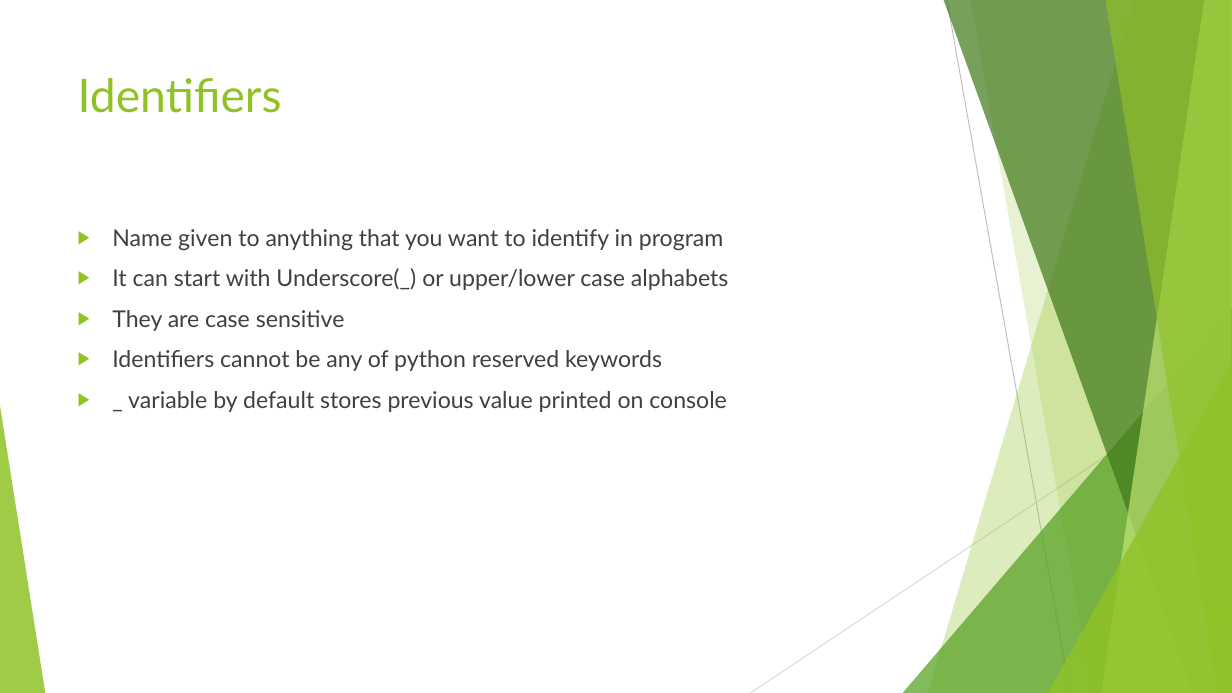
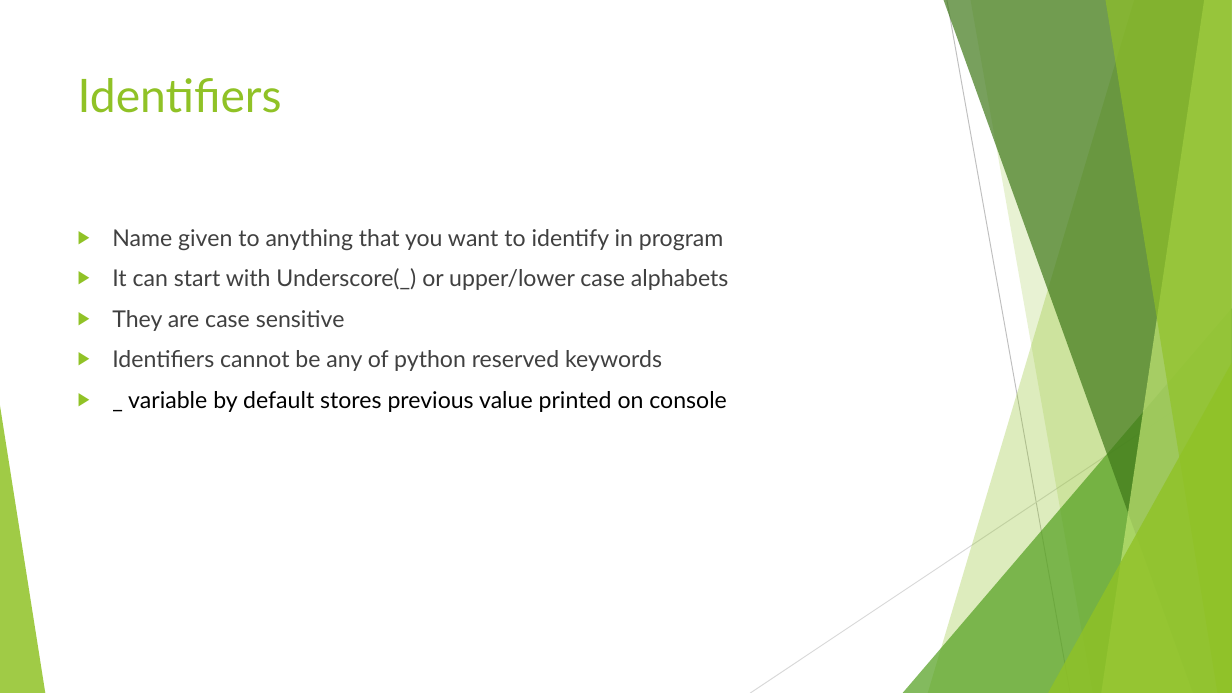
Before and after one commit to AnilKumarPyD/PyDevTraining, a slide deck: slide 9 of PythonBasics/PythonGenesis.pptx. Drawn at 1232x693 pixels with LibreOffice and Linux fonts; fonts in the diff are those of the drawing. Boxes give left, top, right and bottom in pixels: in the first picture for what was removed or moved away, otherwise in the second. Text is boxed around its words. In the diff, an @@ line names an element or a change of style, - is before the commit and + after.

```diff
--- a/PythonBasics/PythonGenesis.pptx
+++ b/PythonBasics/PythonGenesis.pptx
@@ text at (128,391,727,412): text colour #404040 to #000000 in "_ variable by default stores previous value ..." @@
```
Also in this commit, not shown: 4 other slides changed, 1 other file.
